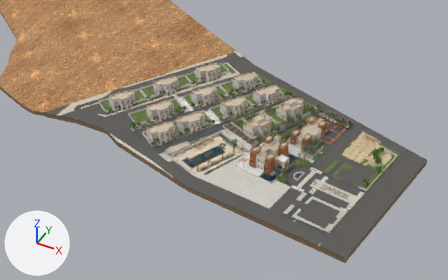
The Blender file mirleft-tranche-1/Mirleft_Tranche_1.blend as it was, and as the next commit left it.
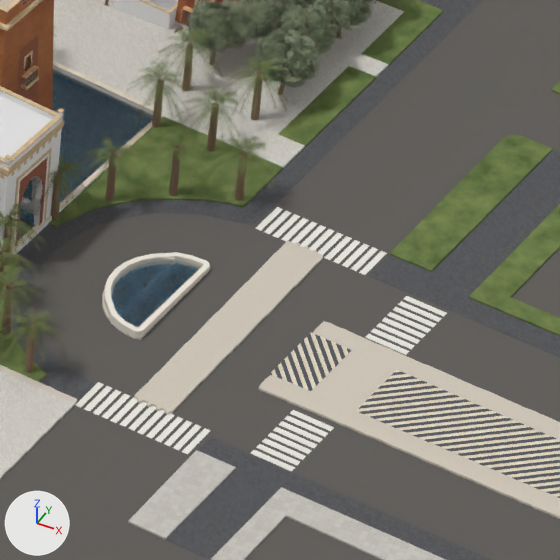
Each version appears first from a 50 mm lens placed at (148.2, -280.9, 246.9), pointed at (-4.8, 7.0, -1.1), and next in a close-up on the part from 63% to 76% of the width and 52% to 73% of the height. The lights are fixed; the arrows at lower left show +X, +Y and +Z. The first two pictures are the older version.

The older version as bpy lines, for what is in view:
```python
me_ground_paving_kerb_paving = bpy.data.meshes.new('GROUND_PAVING_kerb_paving')
me_ground_paving_kerb_paving.from_pydata(...)  # 42395 vertices, 12095 faces; spans x -115.0..104.0, y -67.0..99.0, z 4.0..17.0
me_ground_paving_kerb_paving.materials.append(mat_kerb_concrete)
me_src_date_palm_palm_leaf = bpy.data.meshes.new('SRC_DATE_PALM_palm_leaf')
me_src_date_palm_palm_leaf.from_pydata(...)  # 5280 vertices, 1320 faces; spans x -3.02..3.26, y -3.37..3.23, z 0.0..6.03
# faces by material slot: [750, 570]
me_src_date_palm_palm_leaf.materials.append(mat_v01_palm_leaf)
me_src_date_palm_palm_leaf.materials.append(mat_v01_palm_trunk)
me_src_olive_tree_olive_leaf = bpy.data.meshes.new('SRC_OLIVE_TREE_olive_leaf')
me_src_olive_tree_olive_leaf.from_pydata(...)  # 1360 vertices, 336 faces; spans x -2.12..2.64, y -2.06..2.76, z -0.23..4.86
# faces by material slot: [300, 36]
me_src_olive_tree_olive_leaf.materials.append(mat_v03_olive_foliage)
me_src_olive_tree_olive_leaf.materials.append(mat_v01_palm_trunk)
ob_ground_paving_kerb_paving = bpy.data.objects.new('GROUND_PAVING_kerb_paving', me_ground_paving_kerb_paving)
ob_ground_paving_kerb_paving.location = (0.0, 0.0, 0.0)
ob_veg_date_039 = bpy.data.objects.new('VEG_DATE_039', me_src_date_palm_palm_leaf)
ob_veg_date_039.location = (52.32, -5.28, 13.55)
ob_veg_date_039.rotation_euler = (0.0, 0.0, 6.191)  # degrees (0, 0, 355)
ob_veg_date_039.scale = (0.686, 0.686, 0.686)
ob_veg_olive_100 = bpy.data.objects.new('VEG_OLIVE_100', me_src_olive_tree_olive_leaf)
ob_veg_olive_100.location = (59.25, 7.38, 14.1)
ob_veg_olive_100.rotation_euler = (0.0, 0.0, 3.7)  # degrees (0, 0, 212)
ob_veg_olive_100.scale = (0.917, 0.917, 0.917)
# also in view: 'GROUND_MEDIAN_PAVING_slate' at (78.7, -23.9, 14.3); 'GROUND_LANE_lane' at (20.5, 4.7, 11.2); 'VEG_DATE_002' at (57.5, -2.4, 15.9); 'VEG_DATE_003' at (52.7, -1.5, 15.7); 'GROUND_BASSINS_FOUNTAIN_coping' at (58.0, -20.3, 13.6)
```
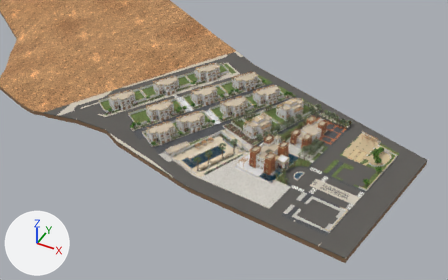
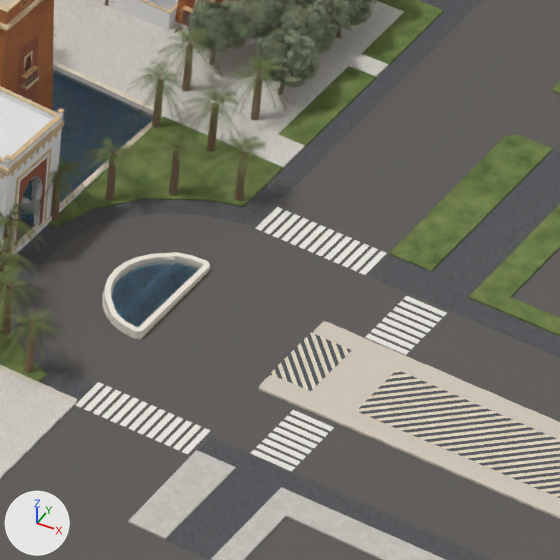
Location of each change, (x1, y1, x2, y2) in pixels of the close-ups (560 x 560 px):
part 1 of me_ground_paving_kerb_paving, deleted
    before: (134, 240, 323, 414)

Patch to the scene script:
```diff
--- a/mirleft-tranche-1/Mirleft_Tranche_1.blend.py
+++ b/mirleft-tranche-1/Mirleft_Tranche_1.blend.py
@@ me_ground_paving_kerb_paving @@
 # used by ob_ground_paving_kerb_paving; location = (0.0, 0.0, 0.0)
-me_ground_paving_kerb_paving.from_pydata(...)  # 42395 vertices, 12095 faces; spans x -115.0..104.0, y -67.0..99.0, z 4.0..17.0
+me_ground_paving_kerb_paving.from_pydata(...)  # 41981 vertices, 11977 faces; spans x -115.0..104.0, y -67.0..99.0, z 4.0..17.0
+# me_ground_paving_kerb_paving part 1: 118 loose pieces with 414 vertices, spanning x 61.0..66.0, y -30.0..-12.0, z 13.0..14.0, are deleted
+# other edits to the shape of me_ground_paving_kerb_paving do not show in these pictures
 me_ground_paving_kerb_paving.materials.append(mat_kerb_concrete)
```
